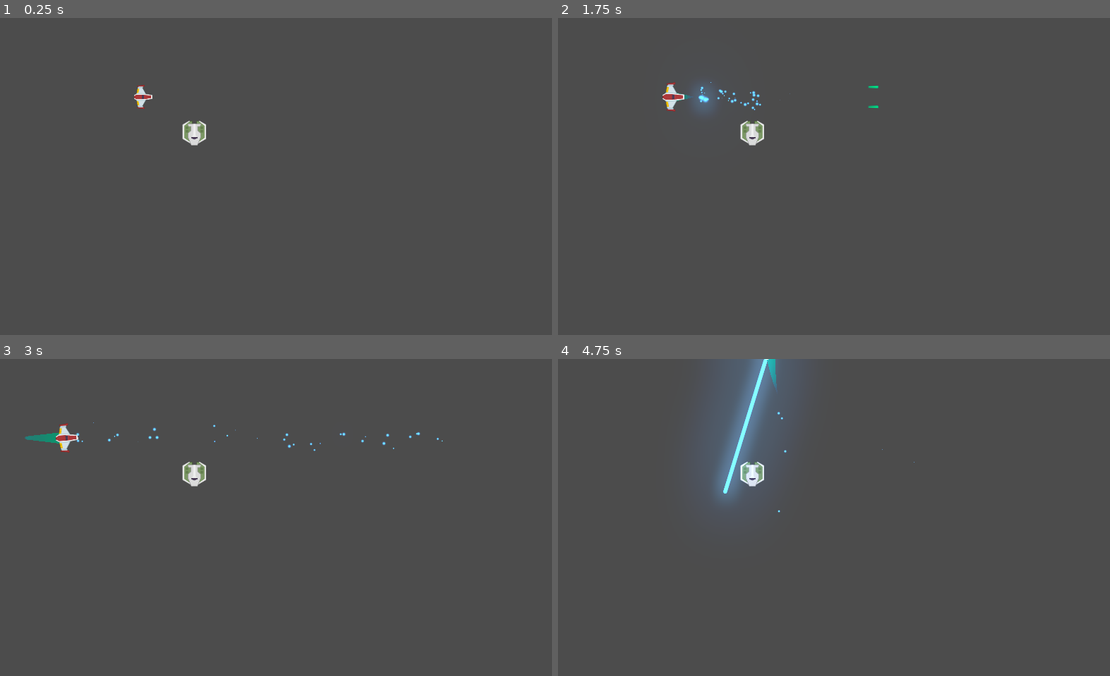
Above: before the commit, frames 1-4 (two rows, left to right).
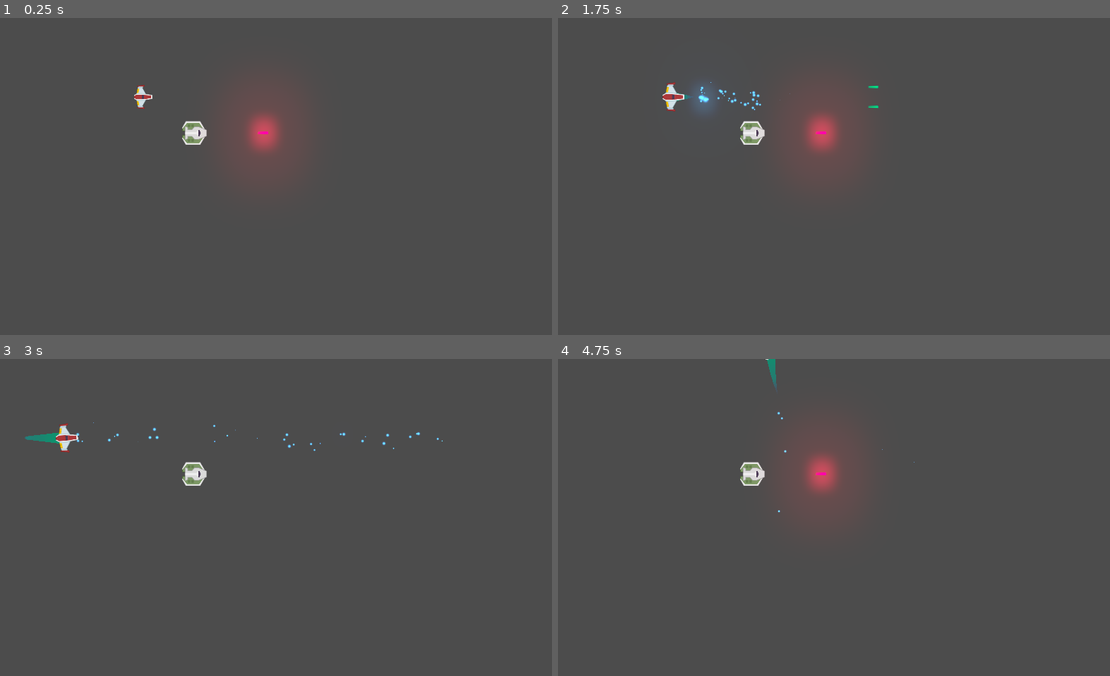
Above: after the commit, the same moments.

Repository: soyMoka/Meteoritos
Game: Godot game, scene res://Juego/Niveles/NivelTest.tscn
Two runs of this game, one before a commit and one after it. Both use one fixed random seed, a clock stepped at 60 frames per second and the inputs below.
Inputs (mouse positions are in pixels of both pictures, inside the frame that each line leads up to):
- Up to frame 1 (0.25 s): no input
- Up to frame 2 (1.75 s): move the mouse to (949, 160) at 0.52 s; hold Up (mover_adelante) 0.53-1.28 s; hold Right mouse button (disparo_secundario) 0.53-1.28 s; move the mouse to (712, 192) at 1.27 s; hold Down (mover_atras) from 1.28 s (still down); tap C (disparo_principal) at 1.35 s; right-click (712, 192) at 1.55 s
- Up to frame 3 (3 s): move the mouse to (325, 447) at 2.02 s; release Down (mover_atras) at 2.03 s; hold Right mouse button (disparo_secundario) 2.03-2.78 s; hold Up (mover_adelante) from 2.03 s (still down); move the mouse to (242, 580) at 2.77 s; tap Left (rotar_antihorario) at 2.85 s
- Up to frame 4 (4.75 s): right-click (800, 580) at 3.05 s; move the mouse to (999, 565) at 3.52 s; release Up (mover_adelante) at 3.53 s; hold Right (rotar_horario) 3.53-4.28 s; hold Down (mover_atras) from 3.53 s (still down); right-click (999, 565) at 3.8 s; move the mouse to (657, 469) at 4.27 s; right-click (657, 469) at 4.35 s

The runs differ from the first frame. In frame 1, 1.8% of the frame differs, in the area x 32-53%, y 26-47%; in frame 2, 1.8%; in frame 3, 0.2%; in frame 4, 6.6%, in the area x 27-53%, y 0-47%.

Commit message:
Disparo:           -EnemigoDumi auto-disparo           -Nave puede sufrir daño           -Sonido de daño por proyectiles

Diff:
--- /dev/null
+++ b/Juego/Enemigos/Area2D.gd
@@ -0,0 +1,4 @@
+extends Area2D
+
+func recibir_danio(danio):
+	owner.recibir_danio(danio)
--- /dev/null
+++ b/Juego/Enemigos/CollisionShape2D.gd
@@ -0,0 +1,4 @@
+extends CollisionShape2D
+
+func recibir_danio(danio):
+	owner.recibir_danio(danio)
--- a/Juego/Enemigos/EnemigoDummy.gd
+++ b/Juego/Enemigos/EnemigoDummy.gd
@@ -1,7 +1,17 @@
 extends Node2D
 
+var hitpoints:float = 10.0
+
+
+func _process(delta: float) -> void:
+	$Canion.set_esta_disparando(true)
 
 
 func _on_Area2D_body_entered(body):
 	if body is Player:
 		body.destruir()
+
+func recibir_danio(danio:float) -> void:
+	hitpoints -= danio
+	if hitpoints <= 0.0:
+		queue_free()
--- a/Juego/Enemigos/EnemigoDummy.tscn
+++ b/Juego/Enemigos/EnemigoDummy.tscn
@@ -1,7 +1,10 @@
-[gd_scene load_steps=4 format=2]
+[gd_scene load_steps=7 format=2]
 
 [ext_resource path="res://Juego/Enemigos/enemydummy.png" type="Texture" id=1]
 [ext_resource path="res://Juego/Enemigos/EnemigoDummy.gd" type="Script" id=2]
+[ext_resource path="res://Juego/Enemigos/Area2D.gd" type="Script" id=3]
+[ext_resource path="res://Juego/Proyectiles/Canion.tscn" type="PackedScene" id=4]
+[ext_resource path="res://Juego/Proyectiles/Proyectil_enemy.tscn" type="PackedScene" id=5]
 
 [sub_resource type="CircleShape2D" id=1]
 radius = 39.0
@@ -10,6 +13,7 @@
 script = ExtResource( 2 )
 
 [node name="Sprite" type="Sprite" parent="."]
+rotation = -1.57079
 texture = ExtResource( 1 )
 
 [node name="Area2D" type="Area2D" parent="."]
@@ -17,8 +21,15 @@
 z_as_relative = false
 collision_layer = 2
 collision_mask = 13
+script = ExtResource( 3 )
 
 [node name="CollisionShape2D" type="CollisionShape2D" parent="Area2D"]
 shape = SubResource( 1 )
 
+[node name="Canion" parent="." instance=ExtResource( 4 )]
+proyectil = ExtResource( 5 )
+cadencia_disparo = 1.5
+velocidad_pryectil = 1000
+danio_proyectil = 3
+
 [connection signal="body_entered" from="Area2D" to="." method="_on_Area2D_body_entered"]
--- a/Juego/Naves/Player.gd
+++ b/Juego/Naves/Player.gd
@@ -8,7 +8,7 @@
 ## Atributos Export
 export var potencia_motor:int = 20
 export var potencia_rotacion:int = 280
-
+export var hitpoints:float = 15.0
 
 ## Atributos
 var empuje:Vector2 = Vector2.ZERO
@@ -22,6 +22,7 @@
 onready var estela:Estela = $EstelaPuntInicial/Trail2D
 onready var motor_sfx:Motor = $MotorSFX
 onready var colisionador:CollisionShape2D = $CollisionShape2D
+onready var danio_sfx:AudioStreamPlayer = $DanioSFX
 
 
 ## Metodos
@@ -90,7 +91,6 @@
 func esta_input_activo()->bool:
 	if estado_actual in [ESTADO.MUERTO, ESTADO.SPAWN]:
 		return false
-		return false
 	return true
 
 func player_input() -> void:
@@ -122,6 +122,14 @@
 	controlador_estados(ESTADO.MUERTO)
 
 
+func recibir_danio(danio:float) -> void:
+	hitpoints -= danio
+	if hitpoints <= 0.0:
+		destruir()
+
+	danio_sfx.play()
+
+
 ## Señales internas
 func _on_AnimationPlayer_animation_finished(anim_name: String) ->void:
 	if anim_name == 'spawn':
--- a/Juego/Naves/Player.tscn
+++ b/Juego/Naves/Player.tscn
@@ -9,6 +9,7 @@
 [ext_resource path="res://Juego/Naves/Estela/Trail2D.tscn" type="PackedScene" id=7]
 [ext_resource path="res://Juego/Naves/MotorSFX.tscn" type="PackedScene" id=8]
 [ext_resource path="res://Juego/Naves/MotorSFX00.ogg" type="AudioStream" id=9]
+[ext_resource path="res://Juego/Naves/DanioSFX.ogg" type="AudioStream" id=10]
 
 [sub_resource type="CircleShape2D" id=1]
 radius = 38.0132
@@ -112,6 +113,11 @@
 anims/default = SubResource( 3 )
 anims/spawn = SubResource( 4 )
 
+[node name="DanioSFX" type="AudioStreamPlayer" parent="."]
+stream = ExtResource( 10 )
+pitch_scale = 1.18
+bus = "SFX"
+
 [connection signal="animation_finished" from="AnimationPlayer" to="." method="_on_AnimationPlayer_animation_finished"]
 
 [editable path="Canion"]
--- a/Juego/Proyectiles/Laser/LaserBeam2D.gd
+++ b/Juego/Proyectiles/Laser/LaserBeam2D.gd
@@ -16,6 +16,8 @@
 # It plays appearing and disappearing animations when it's not animating.
 # See `appear()` and `disappear()` for more information.
 var is_casting := false setget set_is_casting
+var radio_danio := 5.0
+
 
 onready var fill := $FillLine2D
 onready var tween := $Tween
@@ -34,7 +36,7 @@
 
 func _physics_process(delta: float) -> void:
 	cast_to = (cast_to + Vector2.RIGHT * cast_speed * delta).clamped(max_length)
-	cast_beam()
+	cast_beam(delta)
 
 
 func set_is_casting(cast: bool) -> void:
@@ -42,12 +44,14 @@
 
 	if is_casting:
 		laser_sfx.play()  #Ejecuta el sonido
+		fill.visible = true
 		cast_to = Vector2.ZERO
 		fill.points[1] = cast_to
 		appear()
 	else:
 			#Para el sonido al soltar el click
 		collision_particles.emitting = false
+		fill.visible = false
 		disappear()
 		laser_sfx.stop()
 	set_physics_process(is_casting)
@@ -57,7 +61,7 @@
 
 # Controls the emission of particles and extends the Line2D to `cast_to` or the ray's
 # collision point, whichever is closest.
-func cast_beam() -> void:
+func cast_beam(delta:float) -> void:
 	var cast_point := cast_to
 
 	force_raycast_update()
@@ -67,6 +71,8 @@
 		cast_point = to_local(get_collision_point())
 		collision_particles.global_rotation = get_collision_normal().angle()
 		collision_particles.position = cast_point
+		if get_collider().has_method('recibir_danio'):
+			get_collider().recibir_danio(radio_danio * delta)
 
 	fill.points[1] = cast_point
 	beam_particles.position = cast_point * 0.5
--- a/Juego/Proyectiles/Laser/LaserBeam2D.tscn
+++ b/Juego/Proyectiles/Laser/LaserBeam2D.tscn
@@ -63,6 +63,8 @@
 [node name="LaserBeam2D" type="RayCast2D"]
 enabled = true
 cast_to = Vector2( 0, 0 )
+collision_mask = 6
+collide_with_areas = true
 script = ExtResource( 1 )
 
 [node name="FillLine2D" type="Line2D" parent="."]
--- a/Juego/Proyectiles/Proyectil.gd
+++ b/Juego/Proyectiles/Proyectil.gd
@@ -11,11 +11,28 @@
 	position = pos
 	rotation = dir
 	velocidad = Vector2(vel, 0).rotated(dir)
+	danio = danio_p
 
 func _physics_process(delta: float) -> void:
 	position += velocidad * delta
 
 
+##Metodos custom
+func daniar(otro_cuerpo: CollisionObject2D) -> void:
+	print(otro_cuerpo.name)
+	if otro_cuerpo.has_method('recibir_danio'):
+		otro_cuerpo.recibir_danio(danio)
+	queue_free()
 
-func _on_VisibilityNotifier2D_screen_exited():
+## señales internas
+func _on_VisibilityNotifier2D_screen_exited()->void:
 	queue_free()
+
+
+func _on_Proyectil_area_entered(area: Area2D)->void:
+	daniar(area)
+
+
+
+func _on_Proyectil_body_entered(body: Node) -> void:
+	daniar(body)
--- a/Juego/Proyectiles/Proyectil.tscn
+++ b/Juego/Proyectiles/Proyectil.tscn
@@ -1,10 +1,13 @@
-[gd_scene load_steps=3 format=2]
+[gd_scene load_steps=4 format=2]
 
 [ext_resource path="res://Juego/Proyectiles/proyectil_player.png" type="Texture" id=1]
 [ext_resource path="res://Juego/Proyectiles/Proyectil.gd" type="Script" id=2]
 
+[sub_resource type="CapsuleShape2D" id=1]
+radius = 4.00003
+height = 27.9999
+
 [node name="Proyectil" type="Area2D"]
-monitoring = false
 script = ExtResource( 2 )
 
 [node name="Sprite" type="Sprite" parent="."]
@@ -15,4 +18,10 @@
 [node name="VisibilityNotifier2D" type="VisibilityNotifier2D" parent="."]
 rect = Rect2( -5, -5, 10, 10 )
 
+[node name="colission" type="CollisionShape2D" parent="."]
+rotation = 1.57079
+shape = SubResource( 1 )
+
+[connection signal="area_entered" from="." to="." method="_on_Proyectil_area_entered"]
+[connection signal="body_entered" from="." to="." method="_on_Proyectil_body_entered"]
 [connection signal="screen_exited" from="VisibilityNotifier2D" to="." method="_on_VisibilityNotifier2D_screen_exited"]
--- a/Juego/Proyectiles/Proyectil_enemy.tscn
+++ b/Juego/Proyectiles/Proyectil_enemy.tscn
@@ -1,17 +1,9 @@
-[gd_scene load_steps=3 format=2]
+[gd_scene load_steps=2 format=2]
 
 [ext_resource path="res://Juego/Proyectiles/Proyectil.tscn" type="PackedScene" id=1]
-
-[sub_resource type="CapsuleShape2D" id=1]
-radius = 2.00002
-height = 26.0
 
 [node name="Proyectil_enemy" instance=ExtResource( 1 )]
 z_index = 39
 z_as_relative = false
 collision_layer = 16
 collision_mask = 5
-
-[node name="CollisionShape2D" type="CollisionShape2D" parent="." index="2"]
-rotation = 1.57079
-shape = SubResource( 1 )
--- a/Juego/Proyectiles/Proyectil_player.tscn
+++ b/Juego/Proyectiles/Proyectil_player.tscn
@@ -1,10 +1,6 @@
-[gd_scene load_steps=3 format=2]
+[gd_scene load_steps=2 format=2]
 
 [ext_resource path="res://Juego/Proyectiles/Proyectil.tscn" type="PackedScene" id=1]
-
-[sub_resource type="CapsuleShape2D" id=1]
-radius = 4.00002
-height = 28.0
 
 [node name="Proyectil_player" instance=ExtResource( 1 )]
 z_index = 40
@@ -14,7 +10,3 @@
 
 [node name="Sprite" parent="." index="0"]
 modulate = Color( 0, 1, 0.521569, 1 )
-
-[node name="CollisionShape2D" type="CollisionShape2D" parent="." index="2"]
-rotation = 1.57079
-shape = SubResource( 1 )
Not shown, added: Juego/Naves/DanioSFX.ogg.import
Not shown: 1 places in Juego/Naves/Player.tscn that only renumber resources
Not shown, added: Juego/Naves/DanioSFX.ogg
